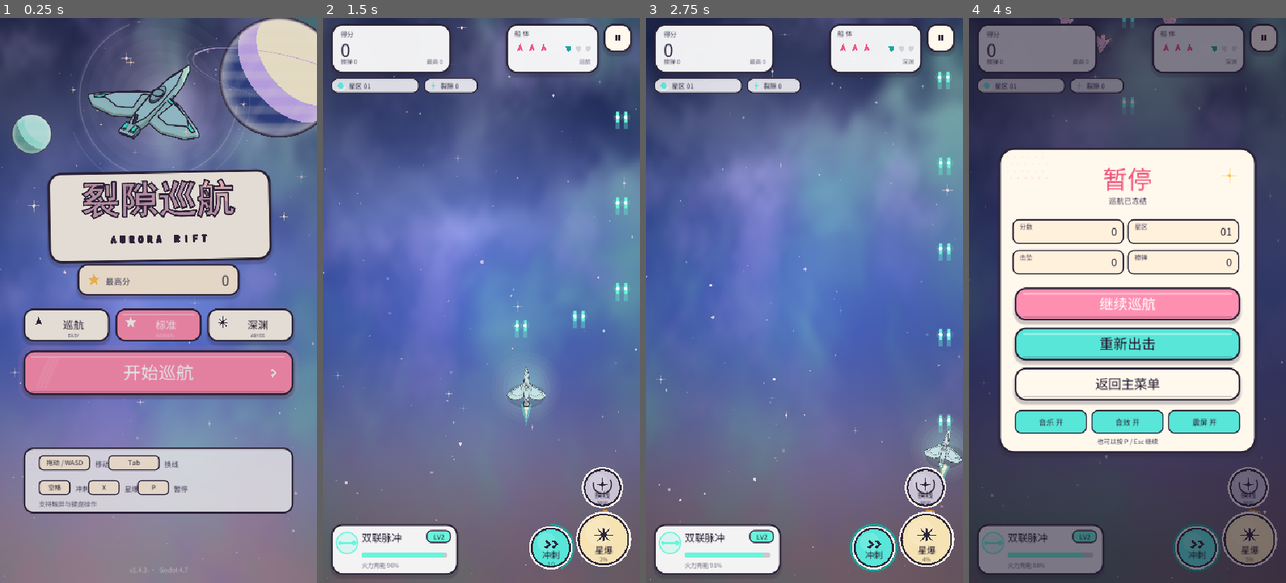
Above: before the commit, frames 1-4 (left to right).
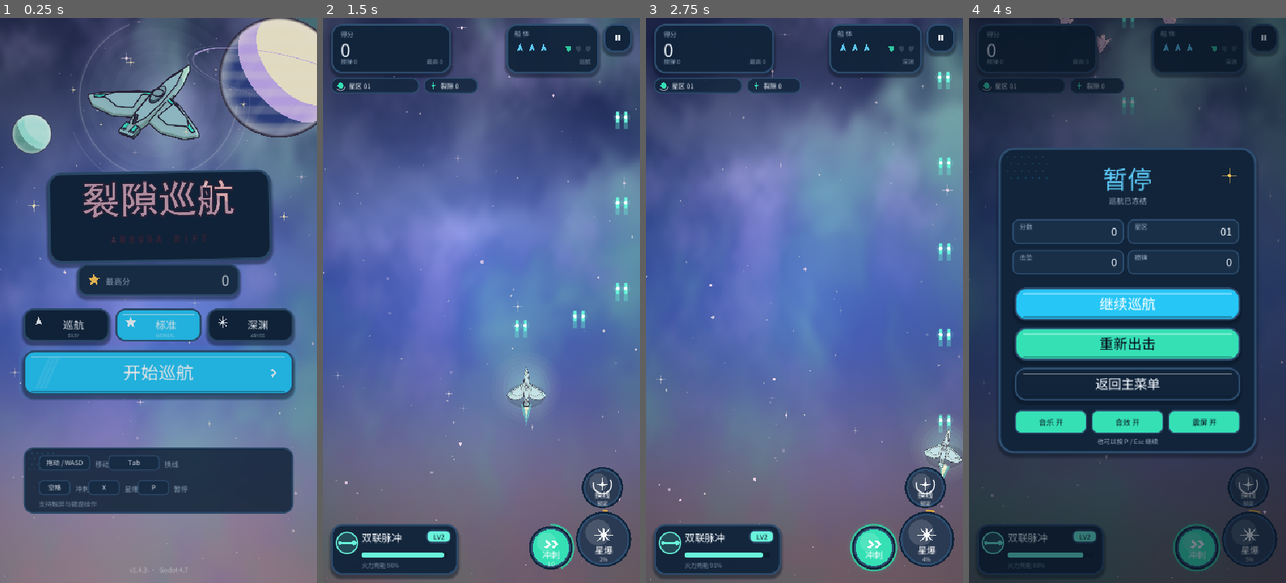
Above: after the commit, the same moments.

Repository: sctale/SpaceFighter-Godot
Game: Godot game, scene res://scenes/Main.tscn
The game is run twice, just before and just after one commit, with the same random seed, the same clock (stepped at 60 frames per second) and the same inputs.
Inputs (mouse positions are in pixels of both pictures, inside the frame that each line leads up to):
- Up to frame 1 (0.25 s): no input
- Up to frame 2 (1.5 s): tap Enter at 0.5 s; move the mouse to (551, 272) at 0.52 s; hold D 0.53-1.25 s; tap 1 at 0.6 s; click (551, 272) at 0.67 s; tap Space at 0.77 s; drag from (418, 328) to (465, 413) at 1.27 s
- Up to frame 3 (2.75 s): move the mouse to (836, 176) at 2.02 s; hold D from 2.03 s (still down); tap 3 at 2.1 s
- Up to frame 4 (4 s): release D at 2.75 s; drag from (1111, 413) to (1032, 215) at 2.77 s; move the mouse to (1222, 385) at 3.52 s; hold A from 3.53 s (still down); tap P at 3.6 s; tap Space at 3.77 s

The runs differ from the first frame. In frame 1, 35% of the frame differs, in the area x 6-94%, y 26-88%; in frame 2, 14%; in frame 3, 14%; in frame 4, 56%, in the area x 2-98%, y 1-99%.

Commit message:
ux: UI 重构 Phase 1——UISkin Token 化 + 暗色科幻换肤基座
按实施方案暗色方向建立色彩/字号/圆角/间距 Token，
旧色名保留为别名，六屏边框/底色/文字对比度统一扫换；
玩法/存档/输入零改动。门禁 180 + selftest 8 绿，逐屏实跑截图复核。

Diff:
--- a/scripts/ui_hud.gd
+++ b/scripts/ui_hud.gd
@@ -3,7 +3,7 @@
 
 const CFG := preload("res://scripts/game_config.gd")
 
-## 战斗 HUD：奶油贴纸面板 + 糖果色状态条 + 右下角圆形技能键。
+## 战斗 HUD：暗色科幻面板 + 蓝青状态条 + 右下角圆形技能键。颜色走 UISkin Token。
 ## 所有坐标跟随 CFG.VIEW / 安全区，长屏会自动把底栏压到导航栏上方。
 
 static func draw(ci: CanvasItem, skin: UISkin, main: Node, vw: float, vh: float,
@@ -18,7 +18,7 @@
 	rects["pause"] = pause_r
 
 	# 分数板
-	skin.panel(ci, score_r, Color(1, 1, 1, 0.93), 18.0, skin.INK, 3.0, true)
+	skin.panel(ci, score_r, Color(skin.BG_PANEL.r, skin.BG_PANEL.g, skin.BG_PANEL.b, 0.93), 18.0, skin.BORDER, 3.0, true)
 	skin.text(ci, score_r.position + Vector2(16, 22), "得分", 11, skin.INK_SOFT)
 	skin.text(ci, score_r.position + Vector2(16, 56),
 		"%d" % int(round(float(main.display_score))), 30, skin.INK)
@@ -30,35 +30,35 @@
 	var combo := int(main.multiplier)
 	if combo > 1:
 		var chip := Rect2(score_r.position.x + 116.0, score_r.position.y + 10.0, 74.0, 36.0)
-		skin.panel(ci, chip, skin.GOLD, 12.0, skin.INK, 2.5, false)
+		skin.panel(ci, chip, skin.GOLD, 12.0, skin.BORDER, 2.5, false)
 		skin.text_center(ci, chip.position.x + chip.size.x * 0.5, chip.position.y + 24.0,
-			"×%d" % combo, 21, skin.INK, 0)
+			"×%d" % combo, 21, skin.BG_PRIMARY, 0)
 		var k := clampf(float(main.combo_timer) / 2.8, 0.0, 1.0)
 		ci.draw_rect(Rect2(chip.position.x + 10.0, chip.end.y - 7.0,
-			(chip.size.x - 20.0) * k, 2.5), skin.INK)
+			(chip.size.x - 20.0) * k, 2.5), skin.BG_PRIMARY)
 
 	# 船体板
-	skin.panel(ci, hull_r, Color(1, 1, 1, 0.93), 18.0, skin.INK, 3.0, true)
+	skin.panel(ci, hull_r, Color(skin.BG_PANEL.r, skin.BG_PANEL.g, skin.BG_PANEL.b, 0.93), 18.0, skin.BORDER, 3.0, true)
 	skin.text(ci, hull_r.position + Vector2(14, 21), "船 体", 11, skin.INK_SOFT)
 	var lives := int(main.player_lives)
 	var max_h := mini(CFG.UPGRADE_MAX_HULL, maxi(3, int(main.upgrades.get("max_hull", 3))))
 	for i in range(max_h):
 		var on := i < lives
 		skin.icon_ship(ci, hull_r.position + Vector2(24 + i * 20.0, 42.0), 9.0,
-			skin.PINK_DEEP if on else Color(skin.INK.r, skin.INK.g, skin.INK.b, 0.18))
+			skin.PINK_DEEP if on else Color(skin.TEXT_SECONDARY.r, skin.TEXT_SECONDARY.g, skin.TEXT_SECONDARY.b, 0.25))
 	var shields := int(main.player_shields)
 	for i in range(3):
 		var on := i < shields
 		skin.icon_shield(ci, hull_r.position + Vector2(106 + i * 17.0, 42.0), 7.0,
-			skin.CYAN_DEEP if on else Color(skin.INK.r, skin.INK.g, skin.INK.b, 0.15))
+			skin.CYAN_DEEP if on else Color(skin.TEXT_SECONDARY.r, skin.TEXT_SECONDARY.g, skin.TEXT_SECONDARY.b, 0.22))
 	skin.text_right(ci, hull_r.end.x - 14.0, hull_r.position.y + 68.0,
 		String(CFG.DIFFICULTY[String(main.difficulty)]["name"]), 10,
 		Color(skin.INK_SOFT.r, skin.INK_SOFT.g, skin.INK_SOFT.b, 0.75))
 
 	# 暂停
-	skin.panel(ci, pause_r, skin.PAPER, 16.0, skin.INK, 3.0, true)
+	skin.panel(ci, pause_r, skin.PAPER, 16.0, skin.BORDER, 3.0, true)
 	if pressed == "pause":
-		skin.panel(ci, Rect2(pause_r.position + Vector2(0, 2), pause_r.size), skin.CREAM, 16.0, skin.INK, 3.0, false)
+		skin.panel(ci, Rect2(pause_r.position + Vector2(0, 2), pause_r.size), skin.CREAM, 16.0, skin.BORDER, 3.0, false)
 	skin.icon_pause(ci, pause_r.get_center(), 10.0, skin.INK)
 
 	# 星区胶囊 / Boss 血条
@@ -68,12 +68,12 @@
 		var bar_x := (vw - bar_w) * 0.5
 		var bar_y := top + 112.0
 		var name_r := Rect2(vw * 0.5 - 142.0, bar_y - 32.0, 284.0, 28.0)
-		skin.panel(ci, name_r, skin.CREAM, 10.0, skin.INK, 2.5, false)
+		skin.panel(ci, name_r, skin.CREAM, 10.0, skin.BORDER, 2.5, false)
 		skin.text_center(ci, vw * 0.5, name_r.position.y + 20.0,
 			"%s · %s  P%d" % [String(boss.title_zh), String(boss.name_zh), int(boss.phase) + 1],
 			13, skin.INK, 0)
 		var bar_r := Rect2(bar_x, bar_y, bar_w, 18.0)
-		skin.panel(ci, bar_r, Color(0.15, 0.11, 0.20, 0.92), 9.0, skin.INK, 3.0, false)
+		skin.panel(ci, bar_r, Color(skin.BG_PRIMARY.r, skin.BG_PRIMARY.g, skin.BG_PRIMARY.b, 0.92), 9.0, skin.BORDER, 3.0, false)
 		var frac := clampf(float(main.display_boss_hp), 0.0, 1.0)
 		if frac > 0.0:
 			var inner := Rect2(bar_r.position + Vector2(3, 3), Vector2((bar_r.size.x - 6.0) * frac, 12.0))
@@ -92,7 +92,7 @@
 			status_chip(ci, skin, vw * 0.5, status_y, "临界", skin.GOLD)
 	else:
 		var zone_r := Rect2(score_r.position.x, score_r.end.y + 8.0, 150.0, 26.0)
-		skin.panel(ci, zone_r, Color(1, 1, 1, 0.82), 10.0, skin.INK, 2.0, false)
+		skin.panel(ci, zone_r, Color(skin.BG_PANEL.r, skin.BG_PANEL.g, skin.BG_PANEL.b, 0.82), 10.0, skin.BORDER, 2.0, false)
 		ci.draw_circle(zone_r.position + Vector2(16, 13), 5.0, skin.CYAN)
 		ci.draw_arc(zone_r.position + Vector2(16, 13), 8.0, 0.2, 2.4, 16,
 			Color(1, 1, 1, 0.55), 1.5, true)
@@ -100,13 +100,13 @@
 		ci.draw_rect(Rect2(zone_r.position.x + 8.0, zone_r.end.y - 4.0,
 			(zone_r.size.x - 16.0) * float(main.zone_progress()), 2.5), skin.CYAN_DEEP)
 		var rift_r := Rect2(zone_r.end.x + 8.0, zone_r.position.y, 92.0, 26.0)
-		skin.panel(ci, rift_r, Color(1, 1, 1, 0.82), 10.0, skin.INK, 2.0, false)
+		skin.panel(ci, rift_r, Color(skin.BG_PANEL.r, skin.BG_PANEL.g, skin.BG_PANEL.b, 0.82), 10.0, skin.BORDER, 2.0, false)
 		skin.icon_burst(ci, rift_r.position + Vector2(16, 13), 6.5, skin.CYAN, 4)
 		skin.text(ci, rift_r.position + Vector2(28, 18), "裂隙 %d" % int(main.rift), 11, skin.INK)
 
 	# 武器板
 	var wp_r := Rect2(safe_left + 14.0, bottom - 86.0, 216.0, 86.0)
-	skin.panel(ci, wp_r, Color(1, 1, 1, 0.93), 18.0, skin.INK, 3.0, true)
+	skin.panel(ci, wp_r, Color(skin.BG_PANEL.r, skin.BG_PANEL.g, skin.BG_PANEL.b, 0.93), 18.0, skin.BORDER, 3.0, true)
 	var wdef: Dictionary = CFG.WEAPON_LINES[String(main.weapons.active_id)]
 	var wtint := Color.html(String(wdef["tint"]))
 	ci.draw_circle(wp_r.position + Vector2(27, 32), 18.0, Color(wtint.r, wtint.g, wtint.b, 0.18))
@@ -116,14 +116,14 @@
 		CFG.weapon_name(String(main.weapons.active_id), int(main.weapons.active().level)), 17, skin.INK)
 	var lv := int(main.weapons.active().level)
 	var lv_r := Rect2(wp_r.end.x - 54.0, wp_r.position.y + 10.0, 42.0, 22.0)
-	skin.panel(ci, lv_r, wtint, 8.0, skin.INK, 2.0, false)
-	skin.text_center(ci, lv_r.get_center().x, lv_r.position.y + 16.0, "LV%d" % lv, 11, skin.INK, 0)
+	skin.panel(ci, lv_r, wtint, 8.0, skin.BORDER, 2.0, false)
+	skin.text_center(ci, lv_r.get_center().x, lv_r.position.y + 16.0, "LV%d" % lv, 11, skin.BG_PRIMARY, 0)
 	var charge := clampf(float(main.weapons.active().charge) / 100.0, 0.0, 1.0)
 	var bar := Rect2(wp_r.position + Vector2(52, 48), Vector2(146, 9))
-	skin.panel(ci, bar, Color(0.15, 0.11, 0.20, 0.20), 4.0, Color(0, 0, 0, 0), 0.0, false)
+	skin.panel(ci, bar, Color(skin.BG_PRIMARY.r, skin.BG_PRIMARY.g, skin.BG_PRIMARY.b, 0.45), 4.0, Color(0, 0, 0, 0), 0.0, false)
 	if charge > 0.01:
 		skin.panel(ci, Rect2(bar.position, Vector2(bar.size.x * charge, bar.size.y)),
-			Color(1.0, 0.42, 0.30) if bool(main.weapons.active().detuned) else wtint,
+			skin.RED if bool(main.weapons.active().detuned) else wtint,
 			4.0, Color(0, 0, 0, 0), 0.0, false)
 	if bool(main.weapons.active().detuned):
 		skin.text(ci, wp_r.position + Vector2(52, 74), "失谐排气", 10, skin.RED)
@@ -148,7 +148,7 @@
 	rects["dash"] = Rect2(dash_c - Vector2(dash_r, dash_r), Vector2(dash_r * 2, dash_r * 2))
 	rects["weapon"] = Rect2(swap_c - Vector2(swap_r, swap_r), Vector2(swap_r * 2, swap_r * 2))
 	var nova_ready := float(main.nova) >= 100.0
-	action_button(ci, skin, nova_c, nova_r, skin.GOLD if nova_ready else Color("#F6E3B4"),
+	action_button(ci, skin, nova_c, nova_r, skin.GOLD if nova_ready else Color("#2A3A52"),
 		"burst", "星爆", "%d%%" % int(float(main.nova)), float(main.nova) / 100.0,
 		skin.GOLD_DEEP, pressed == "nova", nova_ready)
 	action_button(ci, skin, dash_c, dash_r, skin.CYAN, "chevron", "冲刺",
@@ -156,7 +156,7 @@
 		1.0 - clampf(float(main.dash_cd) / CFG.DASH_COOLDOWN, 0.0, 1.0),
 		skin.CYAN_DEEP, pressed == "dash", float(main.dash_cd) <= 0.0)
 	var can_swap := int(main.weapons.unlocked_count()) >= 2
-	var swap_tint := wtint if can_swap else Color("#C9C3D4")
+	var swap_tint := wtint if can_swap else Color("#2A3A52")
 	action_button(ci, skin, swap_c, swap_r, swap_tint, "swap", "换线",
 		("L%d" % lv) if can_swap else "锁定", 1.0 if can_swap else 0.0,
 		skin.INK_SOFT, pressed == "weapon", can_swap)
@@ -168,7 +168,7 @@
 		tint: Color) -> void:
 	var w := skin.font.get_string_size(text, HORIZONTAL_ALIGNMENT_LEFT, -1, 12).x + 24.0
 	var r := Rect2(cx - w * 0.5, y - 24.0, w, 24.0)
-	skin.panel(ci, r, Color(1, 1, 1, 0.90), 9.0, tint, 2.0, false)
+	skin.panel(ci, r, Color(skin.BG_PANEL.r, skin.BG_PANEL.g, skin.BG_PANEL.b, 0.92), 9.0, tint, 2.0, false)
 	skin.text_center(ci, cx, y - 7.0, text, 12, skin.INK, 0)
 
 
@@ -195,12 +195,12 @@
 	var cc := c + Vector2(0, 2.0 if pressed else 0.0)
 	if ready:
 		skin.glow(ci, cc, r + 14.0, ring_col, 5, 0.24)
-	ci.draw_circle(cc, r + 5.0, skin.PAPER)
-	ci.draw_circle(cc, r + 2.0, skin.INK)
+	ci.draw_circle(cc, r + 5.0, skin.BG_PANEL)
+	ci.draw_circle(cc, r + 2.0, skin.BORDER)
 	ci.draw_circle(cc, r - 1.0, fill)
 	ci.draw_circle(cc + Vector2(-r * 0.22, -r * 0.28), r * 0.52, Color(1, 1, 1, 0.14))
 	var icon_c := cc + Vector2(0, -r * 0.18)
-	var icon_col := Color(1, 1, 1, 0.95) if fill.get_luminance() < 0.75 else skin.INK
+	var icon_col := Color(1, 1, 1, 0.95) if fill.get_luminance() < 0.75 else skin.BG_PRIMARY
 	match icon:
 		"burst":
 			skin.icon_burst(ci, icon_c, r * 0.42, icon_col, 8)
--- a/scripts/ui_menu.gd
+++ b/scripts/ui_menu.gd
@@ -1,8 +1,8 @@
 class_name UIMenu
 extends RefCounted
 
-## 主菜单：奶油贴纸标题 + 大尺寸 Hero 机体 + 三档难度胶囊 + 大号出发按钮。
-## 布局全部按视口比例计算，长屏/平板会自动拉开间距。
+## 主菜单：暗色科幻标题贴纸 + 大尺寸 Hero 机体 + 三档难度胶囊 + 大号出发按钮。
+## 布局全部按视口比例计算，长屏/平板会自动拉开间距。颜色走 UISkin Token。
 
 const ZONE_NAMES := ["裂隙入口", "星云回廊", "静默空域", "熔星带", "镜面深空",
 	"花火云", "冰晶环", "赤色风暴", "翡翠墓园", "终焉之门"]
@@ -23,7 +23,7 @@
 
 	# Hero 机体：轻微上下浮动 + 光晕 + 环绕轨道
 	var bob := sin(t * 1.15) * 7.0
-	skin.glow(ci, hero_c + Vector2(0, bob), hero_size * 0.52, Color("#FFE8F2"), 7, 0.26)
+	skin.glow(ci, hero_c + Vector2(0, bob), hero_size * 0.52, Color("#BFE9FF"), 7, 0.26)
 	ci.draw_arc(hero_c + Vector2(0, bob), hero_size * 0.50, t * 0.35, t * 0.35 + PI * 1.35, 48,
 		Color(1, 1, 1, 0.20), 2.0, true)
 	ci.draw_arc(hero_c + Vector2(0, bob), hero_size * 0.58, -t * 0.24, -t * 0.24 + PI * 0.9, 40,
@@ -45,7 +45,7 @@
 	var title_c := Vector2(cx, title_y)
 	var logo_tex: Texture2D = main._keyart_tex("logo")
 	ci.draw_set_transform(title_c + Vector2(2, 6), -0.018, Vector2.ONE)
-	skin.panel(ci, Rect2(-190, -77, 380, 154), skin.PAPER, 22.0, skin.INK, 3.5, true)
+	skin.panel(ci, Rect2(-190, -77, 380, 154), skin.PAPER, 22.0, skin.BORDER, 3.5, true)
 	ci.draw_set_transform(Vector2.ZERO, 0.0, Vector2.ONE)
 	ci.draw_set_transform(title_c, -0.018, Vector2.ONE)
 	if logo_tex != null:
@@ -60,7 +60,7 @@
 
 	# 最高分
 	var best_rect := Rect2(cx - 138.0, best_y - 86.0, 276.0, 54.0)
-	skin.panel(ci, best_rect, skin.CREAM, 16.0, skin.INK, 3.0, true)
+	skin.panel(ci, best_rect, skin.CREAM, 16.0, skin.BORDER, 3.0, true)
 	skin.icon_star(ci, best_rect.position + Vector2(28, 27), 11.0, skin.GOLD)
 	skin.text(ci, best_rect.position + Vector2(48, 35), "最高分", 14, skin.INK_SOFT)
 	skin.text_right(ci, best_rect.end.x - 18.0, best_rect.position.y + 37.0,
@@ -78,7 +78,7 @@
 		rects[keys[i]] = r
 		var on: bool = String(main.difficulty) == keys[i]
 		var fill: Color = tints[i] if on else skin.PAPER
-		skin.panel(ci, r, fill, 16.0, skin.INK, 3.0, not on)
+		skin.panel(ci, r, fill, 16.0, skin.BORDER, 3.0, not on)
 		if on:
 			ci.draw_rect(Rect2(r.position + Vector2(12, 8), Vector2(r.size.x - 24, 3)),
 				Color(1, 1, 1, 0.38))
@@ -116,7 +116,8 @@
 
 	# 操作提示卡
 	var hint_rect := Rect2(cx - w * 0.5, hint_y - 86.0, w, 112.0)
-	skin.panel(ci, hint_rect, Color(1, 1, 1, 0.82), 16.0, skin.INK, 2.5, false)
+	skin.panel(ci, hint_rect, Color(skin.BG_PANEL.r, skin.BG_PANEL.g, skin.BG_PANEL.b, 0.85),
+		16.0, skin.BORDER, 2.5, false)
 	skin.halftone(ci, Rect2(hint_rect.position + Vector2(10, 10), Vector2(42, 30)),
 		Color(skin.PINK.r, skin.PINK.g, skin.PINK.b, 0.16), 9.0)
 	if bool(main.is_mobile):
--- a/scripts/ui_overlay.gd
+++ b/scripts/ui_overlay.gd
@@ -2,7 +2,7 @@
 extends Node2D
 
 ## 立即模式 UI 总控：菜单 / HUD / 暂停 / 结算 与点击热区共用同一份布局。
-## 放在 CanvasLayer 里，不受画面震动影响；坐标全部跟随实际视口。
+## 放在 CanvasLayer 里，不受画面震动影响；坐标全部跟随实际视口。颜色走 UISkin Token。
 
 const CFG := preload("res://scripts/game_config.gd")
 
@@ -85,7 +85,7 @@
 
 func _draw_fade(vw: float, vh: float) -> void:
 	if _fade > 0.0:
-		draw_rect(Rect2(0, 0, vw, vh), Color(0.10, 0.07, 0.16, _fade * 0.82))
+		draw_rect(Rect2(0, 0, vw, vh), Color(skin.BG_PRIMARY.r, skin.BG_PRIMARY.g, skin.BG_PRIMARY.b, _fade * 0.82))
 
 
 func _draw() -> void:
@@ -156,11 +156,11 @@
 
 func _draw_upgrade(vw: float, vh: float, st: float, sb: float, flash: String) -> void:
 	var k := _ease_out(_modal_t / 0.40)
-	draw_rect(Rect2(0, 0, vw, vh), Color(0.10, 0.07, 0.16, 0.62 * k))
+	draw_rect(Rect2(0, 0, vw, vh), Color(skin.BG_PRIMARY.r, skin.BG_PRIMARY.g, skin.BG_PRIMARY.b, 0.62 * k))
 	var w := minf(vw - 48.0, 470.0)
 	var h := minf(vh - st - sb - 48.0, 500.0)
 	var card := Rect2((vw - w) * 0.5, (vh - h) * 0.5 + (1.0 - k) * 38.0, w, h)
-	skin.panel(self, card, skin.PAPER, 26.0, skin.INK, 4.0, true)
+	skin.panel(self, card, skin.PAPER, 26.0, skin.BORDER, 4.0, true)
 	skin.halftone(self, Rect2(card.position + Vector2(18, 16), Vector2(64, 44)),
 		Color(skin.CYAN.r, skin.CYAN.g, skin.CYAN.b, 0.13), 12.0)
 	skin.sparkle(self, card.position + Vector2(w - 46, 46), 12.0, skin.GOLD, _t)
@@ -179,7 +179,7 @@
 		if pressed:
 			r.position.y += 2.0
 		upgrade_buttons[str(i)] = r
-		var tint := Color.html(String(opt.get("tint", "#FF8FB1")))
+		var tint := Color.html(String(opt.get("tint", "#26C6F6")))
 		skin.panel(self, r, skin.CREAM, 18.0, tint, 2.5, not pressed)
 		self.draw_circle(r.position + Vector2(36, 54), 24.0,
 			Color(tint.r, tint.g, tint.b, 0.18))
@@ -218,11 +218,11 @@
 
 func _draw_pause(vw: float, vh: float, st: float, sb: float, flash: String) -> void:
 	var k := _ease_out(_modal_t / 0.32)
-	draw_rect(Rect2(0, 0, vw, vh), Color(0.10, 0.07, 0.16, 0.55 * k))
+	draw_rect(Rect2(0, 0, vw, vh), Color(skin.BG_PRIMARY.r, skin.BG_PRIMARY.g, skin.BG_PRIMARY.b, 0.55 * k))
 	var w := minf(vw - 56.0, 440.0)
 	var h := minf(vh - st - sb - 80.0, 520.0)
 	var card := Rect2((vw - w) * 0.5, (vh - h) * 0.5 + (1.0 - k) * 30.0, w, h)
-	skin.panel(self, card, skin.PAPER, 26.0, skin.INK, 4.0, true)
+	skin.panel(self, card, skin.PAPER, 26.0, skin.BORDER, 4.0, true)
 	skin.halftone(self, Rect2(card.position + Vector2(16, 16), Vector2(70, 46)),
 		Color(skin.PINK.r, skin.PINK.g, skin.PINK.b, 0.15), 12.0)
 	skin.sparkle(self, card.position + Vector2(w - 46, 48), 13.0, skin.GOLD, _t)
@@ -235,7 +235,7 @@
 	for i in range(4):
 		var rr := Rect2(card.position.x + 24.0 + (i % 2) * (w - 48.0) * 0.5,
 			card.position.y + 122.0 + (i / 2) * 52.0, (w - 60.0) * 0.5, 42.0)
-		skin.panel(self, rr, skin.CREAM, 10.0, skin.INK, 2.0, false)
+		skin.panel(self, rr, skin.CREAM, 10.0, skin.BORDER, 2.0, false)
 		skin.text(self, rr.position + Vector2(12, 17), stats[i][0], 11, skin.INK_SOFT)
 		skin.text_right(self, rr.end.x - 12.0, rr.position.y + 28.0, stats[i][1], 18, skin.INK)
 	var by := card.position.y + 238.0
@@ -251,7 +251,7 @@
 	skin.button(self, pause_buttons["resume"], "继续巡航", skin.PINK, flash == "resume", 24, skin.WHITE)
 	skin.button(self, pause_buttons["restart"],
 		"确认重新出击？" if ca == "restart" else "重新出击",
-		skin.GOLD if ca == "restart" else skin.CYAN, flash == "restart", 24, skin.INK)
+		skin.GOLD if ca == "restart" else skin.CYAN, flash == "restart", 24, skin.BG_PRIMARY)
 	skin.button(self, pause_buttons["menu"],
 		"确认返回主菜单？" if ca == "menu" else "返回主菜单",
 		skin.GOLD if ca == "menu" else skin.PAPER, flash == "menu", 22, skin.INK)
@@ -265,20 +265,20 @@
 		var r := Rect2(card.position.x + 28.0 + i * (tw + 8.0), sy, tw, 40.0)
 		pause_buttons[String(opts[i][0])] = r
 		var on: bool = opts[i][2]
-		skin.panel(self, r, skin.CYAN if on else skin.CREAM, 10.0, skin.INK, 2.0, false)
+		skin.panel(self, r, skin.CYAN if on else skin.CREAM, 10.0, skin.BORDER, 2.0, false)
 		skin.text_center(self, r.position.x + r.size.x * 0.5, r.position.y + 26.0,
-			"%s %s" % [opts[i][1], "开" if on else "关"], 13, skin.INK, 0)
+			"%s %s" % [opts[i][1], "开" if on else "关"], 13, skin.BG_PRIMARY if on else skin.INK, 0)
 	skin.text_center(self, vw * 0.5, card.end.y - 16.0,
 		"点按按钮继续" if bool(main.is_mobile) else "也可以按 P / Esc 继续", 11, skin.INK_SOFT, 0)
 
 
 func _draw_results(vw: float, vh: float, st: float, sb: float, flash: String) -> void:
 	var k := _ease_out(_modal_t / 0.40)
-	draw_rect(Rect2(0, 0, vw, vh), Color(0.10, 0.07, 0.16, 0.62 * k))
+	draw_rect(Rect2(0, 0, vw, vh), Color(skin.BG_PRIMARY.r, skin.BG_PRIMARY.g, skin.BG_PRIMARY.b, 0.62 * k))
 	var w := minf(vw - 48.0, 470.0)
 	var h := minf(vh - st - sb - 48.0, 640.0)
 	var card := Rect2((vw - w) * 0.5, (vh - h) * 0.5 + (1.0 - k) * 40.0, w, h)
-	skin.panel(self, card, skin.PAPER, 26.0, skin.INK, 4.0, true)
+	skin.panel(self, card, skin.PAPER, 26.0, skin.BORDER, 4.0, true)
 	var grade: String = String(main._grade())
 	var tint := skin.GOLD
 	match grade:
@@ -298,14 +298,14 @@
 	var gc := Vector2(vw * 0.5, card.position.y + 142.0)
 	skin.icon_burst(self, gc, 56.0, Color(tint.r, tint.g, tint.b, 0.18), 10)
 	skin.icon_burst(self, gc, 47.0, tint, 10)
-	skin.text_center(self, gc.x, gc.y + 20.0, grade, 48, skin.INK, 0)
-	skin.text_center(self, gc.x, gc.y + 44.0, "评级", 9, skin.PAPER, 0)
+	skin.text_center(self, gc.x, gc.y + 20.0, grade, 48, skin.BG_PRIMARY, 0)
+	skin.text_center(self, gc.x, gc.y + 44.0, "评级", 9, skin.INK_SOFT, 0)
 	skin.text_center(self, vw * 0.5, card.position.y + 228.0, "%d" % int(main.score), 44, skin.INK, 0)
 	skin.text_center(self, vw * 0.5, card.position.y + 248.0, "得分", 10, skin.INK_SOFT, 0)
 	if int(main.score) >= int(main.best_score) and int(main.score) > 0:
 		var rr := Rect2(vw * 0.5 - 74.0, card.position.y + 258.0, 148.0, 24.0)
-		skin.panel(self, rr, skin.GOLD, 8.0, skin.INK, 2.0, false)
-		skin.text_center(self, vw * 0.5, rr.position.y + 17.0, "新纪录", 11, skin.INK, 0)
+		skin.panel(self, rr, skin.GOLD, 8.0, skin.BORDER, 2.0, false)
+		skin.text_center(self, vw * 0.5, rr.position.y + 17.0, "新纪录", 11, skin.BG_PRIMARY, 0)
 	var rows := [
 		["最远星区", "%02d  %s" % [int(main.zone), UIMenu.ZONE_NAMES[clampi(int(main.zone) - 1, 0, 9)]]],
 		["击坠", "%d" % int(main.total_kills)],
@@ -314,7 +314,7 @@
 	]
 	for i in range(4):
 		var rr := Rect2(card.position.x + 26.0, card.position.y + 296.0 + i * 40.0, w - 52.0, 32.0)
-		skin.panel(self, rr, skin.CREAM, 8.0, skin.INK, 1.5, false)
+		skin.panel(self, rr, skin.CREAM, 8.0, skin.BORDER, 1.5, false)
 		skin.text(self, rr.position + Vector2(12, 21), rows[i][0], 12, skin.INK_SOFT)
 		skin.text_right(self, rr.end.x - 12.0, rr.position.y + 22.0, rows[i][1], 15, skin.INK)
 	var by := card.position.y + 296.0 + 4 * 40.0 + 14.0
@@ -331,7 +331,7 @@
 	if _banner_t > 0.0:
 		var a := clampf(_banner_t / 0.6, 0.0, 1.0) * clampf((2.4 - _banner_t) / 0.25, 0.0, 1.0)
 		var y := st + vh * 0.30
-		draw_rect(Rect2(0, y - 54.0, vw, 108.0), Color(0.10, 0.07, 0.16, 0.55 * a))
+		draw_rect(Rect2(0, y - 54.0, vw, 108.0), Color(skin.BG_PRIMARY.r, skin.BG_PRIMARY.g, skin.BG_PRIMARY.b, 0.55 * a))
 		draw_rect(Rect2(0, y - 54.0, vw, 3), Color(1, 1, 1, 0.35 * a))
 		draw_rect(Rect2(0, y + 51.0, vw, 3), Color(1, 1, 1, 0.35 * a))
 		skin.text_center(self, vw * 0.5, y - 8.0, "星区 %02d" % _banner_zone, 12, Color(1, 1, 1, a), 0)
--- a/scripts/ui_skin.gd
+++ b/scripts/ui_skin.gd
@@ -1,23 +1,57 @@
 class_name UISkin
 extends RefCounted
 
-## 日系贴纸风 UI 调色板与绘制原语：奶油纸面 + 深梅描边 + 糖果色高光。
+## 暗色科幻 UI 设计系统（UI 重构 Phase 1）：深空底 + 蓝青高亮 + 金色奖励 + 红色警示。
+## Token 取自《UI 全面重构实施方案》；旧常量名保留为语义别名，调用方无需改名。
 ## 所有控件用 StyleBoxFlat 绘制，圆角/描边/投影一次缓存，避免每帧新建资源。
 
-const INK := Color("#2B2338")
-const INK_SOFT := Color("#4A435E")
-const PAPER := Color("#FFF8EC")
-const CREAM := Color("#FFF1DC")
+# ---- Design Tokens（颜色）----
+const BG_PRIMARY := Color("#081321")   # 深空主背景
+const BG_PANEL := Color("#11243A")     # 面板底
+const BG_CARD := Color("#192F48")      # 卡片/次级面板底
+const ACCENT_BLUE := Color("#26C6F6")  # 主高亮（出发/选中/武器）
+const ACCENT_CYAN := Color("#35E0B5")  # 次高亮（冲刺/护盾/进度）
+const COLOR_GOLD := Color("#FFC857")   # 奖励/连击/星爆
+const COLOR_DANGER := Color("#FF4D5A") # 警示/失谐/危险
+const TEXT_PRIMARY := Color("#F1F6FC") # 主文字
+const TEXT_SECONDARY := Color("#91A8BE") # 次文字
+const BORDER := Color("#2E4E70")       # 面板描边
+const BORDER_SOFT := Color("#22394F")  # 弱描边/分隔
+
+# ---- Design Tokens（字号阶梯，逐屏阶段逐步采用）----
+const TEXT_XS := 9
+const TEXT_SM := 11
+const TEXT_MD := 13
+const TEXT_LG := 18
+const TEXT_XL := 24
+const TEXT_H1 := 34
+const TEXT_H2 := 42
+
+# ---- Design Tokens（圆角 / 间距）----
+const R_SM := 8.0
+const R_MD := 14.0
+const R_LG := 22.0
+const SP_1 := 4.0
+const SP_2 := 8.0
+const SP_3 := 12.0
+const SP_4 := 16.0
+const SP_5 := 24.0
+
+# ---- 语义别名（旧常量名 → 暗色 Token，保持调用方兼容）----
+const INK := TEXT_PRIMARY            # 主文字（描边请显式用 BORDER）
+const INK_SOFT := TEXT_SECONDARY     # 次文字
+const PAPER := BG_PANEL              # 面板底
+const CREAM := BG_CARD               # 卡片底
 const WHITE := Color("#FFFFFF")
-const PINK := Color("#FF8FB1")
-const PINK_DEEP := Color("#F0557F")
-const CYAN := Color("#57E6D8")
-const CYAN_DEEP := Color("#14A79E")
-const GOLD := Color("#FFC554")
-const GOLD_DEEP := Color("#E69B2D")
+const PINK := ACCENT_BLUE            # 主高亮
+const PINK_DEEP := Color("#5BC8F5")  # 亮蓝（标题/Boss 血条，暗底可读）
+const CYAN := ACCENT_CYAN
+const CYAN_DEEP := Color("#2FC79E")
+const GOLD := COLOR_GOLD
+const GOLD_DEEP := Color("#F0B23E")
 const VIOLET := Color("#A78BFA")
-const VIOLET_DEEP := Color("#6C55D6")
-const RED := Color("#FF6B7A")
+const VIOLET_DEEP := Color("#8B72F0")
+const RED := COLOR_DANGER
 const BLUE := Color("#6FA8FF")
 
 var font: Font
@@ -28,7 +62,7 @@
 	font = p_font if p_font != null else ThemeDB.fallback_font
 
 
-func panel_style(fill: Color, radius := 18.0, border := INK, border_w := 3.0,
+func panel_style(fill: Color, radius := 18.0, border := BORDER, border_w := 3.0,
 		shadow := true) -> StyleBoxFlat:
 	var key := "%s|%s|%s|%s|%s" % [fill.to_html(), radius, border.to_html(), border_w, shadow]
 	if _styles.has(key):
@@ -40,14 +74,14 @@
 	sb.set_corner_radius_all(int(round(radius)))
 	sb.anti_aliasing = true
 	if shadow:
-		sb.shadow_color = Color(INK.r, INK.g, INK.b, 0.24)
-		sb.shadow_size = 4
+		sb.shadow_color = Color(BG_PRIMARY.r, BG_PRIMARY.g, BG_PRIMARY.b, 0.45)
+		sb.shadow_size = 5
 		sb.shadow_offset = Vector2(0, 5)
 	_styles[key] = sb
 	return sb
 
 
-func panel(ci: CanvasItem, rect: Rect2, fill: Color, radius := 18.0, border := INK,
+func panel(ci: CanvasItem, rect: Rect2, fill: Color, radius := 18.0, border := BORDER,
 		border_w := 3.0, shadow := true) -> void:
 	ci.draw_style_box(panel_style(fill, radius, border, border_w, shadow), rect)
 
@@ -59,7 +93,7 @@
 		for d in [Vector2(-o, 0), Vector2(o, 0), Vector2(0, -o), Vector2(0, o),
 				Vector2(-o * 0.7, -o * 0.7), Vector2(o * 0.7, -o * 0.7),
 				Vector2(-o * 0.7, o * 0.7), Vector2(o * 0.7, o * 0.7)]:
-			ci.draw_string(font, pos + d, s, align, width, size, INK)
+			ci.draw_string(font, pos + d, s, align, width, size, BG_PRIMARY)
 	ci.draw_string(font, pos, s, align, width, size, color)
 
 
@@ -80,18 +114,18 @@
 	var r := rect
 	if pressed:
 		r.position.y += 3.0
-	panel(ci, r, fill, 18.0, INK, 3.0, not pressed)
+	panel(ci, r, fill, 18.0, BORDER, 3.0, not pressed)
 	# 顶部高光条与底部内阴影
-	var hi := Color(1, 1, 1, 0.35) if not pressed else Color(1, 1, 1, 0.18)
+	var hi := Color(1, 1, 1, 0.30) if not pressed else Color(1, 1, 1, 0.14)
 	ci.draw_rect(Rect2(r.position + Vector2(14, 9), Vector2(r.size.x - 28, 3)), hi)
 	ci.draw_rect(Rect2(r.position + Vector2(14, r.size.y - 8), Vector2(r.size.x - 28, 3)),
-		Color(INK.r, INK.g, INK.b, 0.20))
+		Color(BG_PRIMARY.r, BG_PRIMARY.g, BG_PRIMARY.b, 0.30))
 	text_center(ci, r.position.x + r.size.x * 0.5, r.position.y + r.size.y * 0.5 + size * 0.36,
 		label, size, text_color, 0)
 
 
 func keycap(ci: CanvasItem, rect: Rect2, label: String, size := 12) -> void:
-	panel(ci, rect, CREAM, 7.0, INK, 2.0, false)
+	panel(ci, rect, CREAM, 7.0, BORDER, 2.0, false)
 	text_center(ci, rect.position.x + rect.size.x * 0.5, rect.position.y + rect.size.y * 0.5 + size * 0.36,
 		label, size, INK)
 
